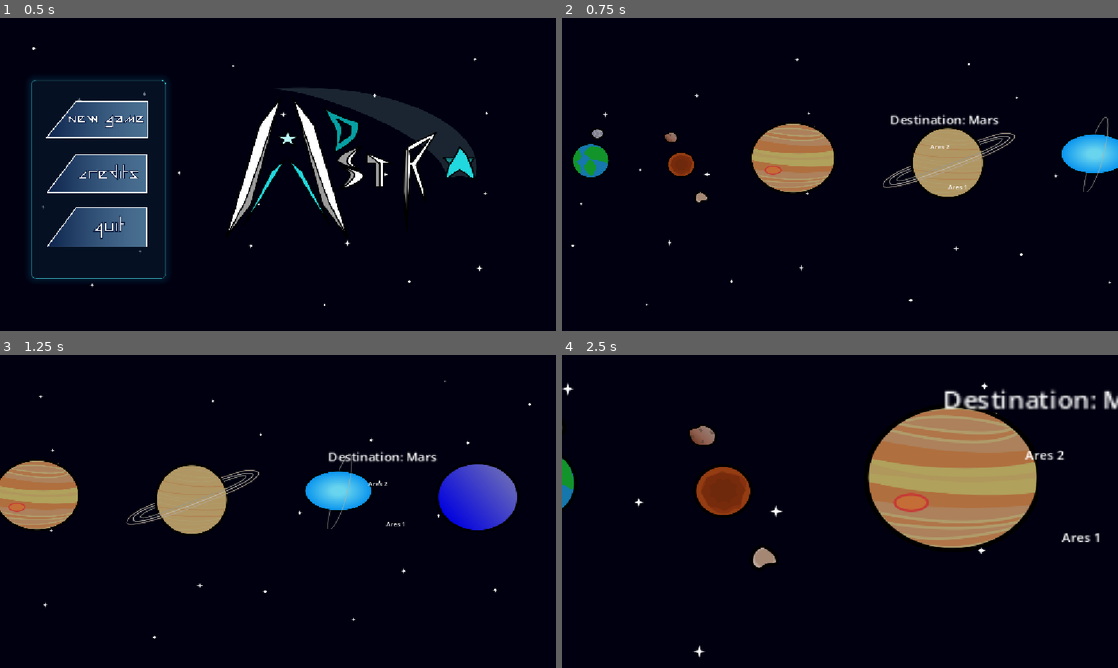
Above: before the commit, frames 1-4 (two rows, left to right).
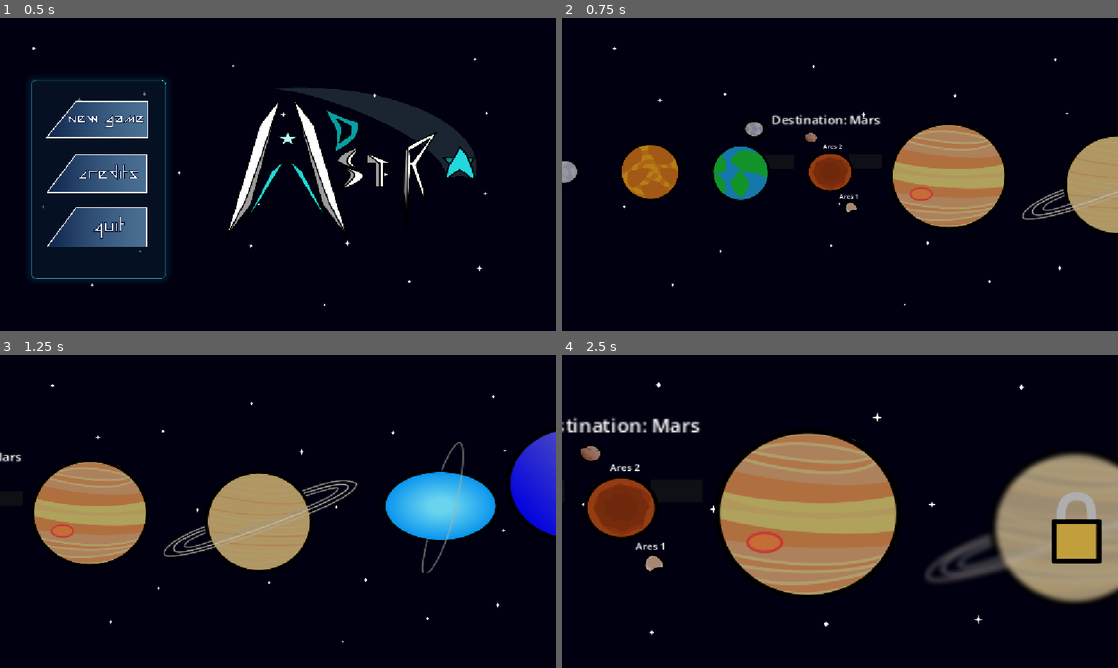
Above: after the commit, the same moments.

Repository: notquite9lives/nasa-spaceapps-c13
Game: Godot game, scene res://scenes/adastra.tscn
Two runs of this game, one before a commit and one after it. Both use one fixed random seed, a clock stepped at 60 frames per second and the inputs below.
Inputs (mouse positions are in pixels of both pictures, inside the frame that each line leads up to; where the layout moved, square brackets give the same spot in the first picture):
- Up to frame 1 (0.5 s): no input
- Up to frame 2 (0.75 s): click (656, 121) at 0.5 s
- Up to frame 3 (1.25 s): no input
- Up to frame 4 (2.5 s): click (650, 514) [600, 495] at 1.25 s; click (801, 524) [990, 492] at 2 s

Frame 1 is identical in both runs. In frame 2, 15% of the frame differs, in the area x 0-100%, y 9-92%; in frame 3, 21%; in frame 4, 36%, in the area x 0-100%, y 8-97%.

Commit message:
antarctic lights

Diff:
--- a/camera_2d.gd
+++ b/camera_2d.gd
@@ -6,6 +6,7 @@
 
 @export var left_button: BaseButton
 @export var right_button: BaseButton
+
 
 func _ready():
 	var anim := get_node("Sprite2D/AnimationPlayer")
--- a/scenes/missionselect.tscn
+++ b/scenes/missionselect.tscn
@@ -7,13 +7,31 @@
 [ext_resource type="Texture2D" uid="uid://6w5m6pbld1nu" path="res://assets/graphics/planets_and_sun_hover.svg" id="5_e3drc"]
 [ext_resource type="Theme" uid="uid://cuelxx86brd5t" path="res://assets/2_options_button_hover.tres" id="6_q20p0"]
 
+[sub_resource type="Animation" id="Animation_q20p0"]
+length = 0.001
+
+[sub_resource type="Animation" id="Animation_ooeck"]
+resource_name = "missionmain"
+length = 3.0000000000000004
+
+[sub_resource type="Animation" id="Animation_hnilw"]
+resource_name = "missionselect"
+length = 3.0000000000000004
+
+[sub_resource type="AnimationLibrary" id="AnimationLibrary_ooeck"]
+_data = {
+&"RESET": SubResource("Animation_q20p0"),
+&"missionmain": SubResource("Animation_ooeck"),
+&"missionselect": SubResource("Animation_hnilw")
+}
+
 [sub_resource type="StyleBoxTexture" id="StyleBoxTexture_rds62"]
 texture = ExtResource("2_hs22p")
 region_rect = Rect2(484, 149, 99, 96)
 
 [sub_resource type="StyleBoxTexture" id="StyleBoxTexture_78spx"]
 texture = ExtResource("5_e3drc")
-region_rect = Rect2(484, 148, 100, 98)
+region_rect = Rect2(484, 148, 100, 100)
 
 [sub_resource type="StyleBoxTexture" id="StyleBoxTexture_mu6a8"]
 texture = ExtResource("2_hs22p")
@@ -29,7 +47,7 @@
 
 [sub_resource type="StyleBoxTexture" id="StyleBoxTexture_33ujn"]
 texture = ExtResource("5_e3drc")
-region_rect = Rect2(324, 443, 228, 202)
+region_rect = Rect2(324, 443, 228, 228)
 
 [sub_resource type="StyleBoxTexture" id="StyleBoxTexture_ajer5"]
 texture = ExtResource("2_hs22p")
@@ -45,7 +63,7 @@
 
 [sub_resource type="StyleBoxTexture" id="StyleBoxTexture_08jo8"]
 texture = ExtResource("2_hs22p")
-region_rect = Rect2(26, 679, 273.11255, 284)
+region_rect = Rect2(26, 679, 284, 284)
 
 [sub_resource type="StyleBoxTexture" id="StyleBoxTexture_ooeck"]
 texture = ExtResource("5_e3drc")
@@ -70,7 +88,7 @@
 
 [sub_resource type="StyleBoxTexture" id="StyleBoxTexture_xslh6"]
 texture = ExtResource("2_hs22p")
-region_rect = Rect2(409, 1083, 206, 205)
+region_rect = Rect2(409, 1083, 205, 205)
 
 [sub_resource type="StyleBoxTexture" id="StyleBoxTexture_xrhap"]
 texture = ExtResource("5_e3drc")
@@ -78,239 +96,81 @@
 
 [sub_resource type="StyleBoxTexture" id="StyleBoxTexture_33bnl"]
 
-[sub_resource type="Animation" id="Animation_q20p0"]
+[sub_resource type="Animation" id="Animation_k7a1p"]
 length = 0.001
 tracks/0/type = "value"
 tracks/0/imported = false
 tracks/0/enabled = true
-tracks/0/path = NodePath("Camera2D:zoom")
+tracks/0/path = NodePath("Camera2D:position")
 tracks/0/interp = 1
 tracks/0/loop_wrap = true
 tracks/0/keys = {
 "times": PackedFloat32Array(0),
 "transitions": PackedFloat32Array(1),
 "update": 0,
-"values": [Vector2(1, 1)]
+"values": [Vector2(0, 0)]
 }
 tracks/1/type = "value"
 tracks/1/imported = false
 tracks/1/enabled = true
-tracks/1/path = NodePath("Camera2D/Sprite2D:position")
+tracks/1/path = NodePath("Camera2D:zoom")
 tracks/1/interp = 1
 tracks/1/loop_wrap = true
 tracks/1/keys = {
 "times": PackedFloat32Array(0),
 "transitions": PackedFloat32Array(1),
 "update": 0,
-"values": [Vector2(2.3675575, -0.33328247)]
-}
-
-[sub_resource type="Animation" id="Animation_ooeck"]
-resource_name = "missionmain"
-length = 3.0000000000000004
+"values": [Vector2(1, 1)]
+}
+
+[sub_resource type="Animation" id="Animation_7l73a"]
+resource_name = "camera"
+length = 2.325
 tracks/0/type = "value"
 tracks/0/imported = false
 tracks/0/enabled = true
-tracks/0/path = NodePath("Camera2D:zoom")
+tracks/0/path = NodePath("Camera2D:position")
 tracks/0/interp = 1
 tracks/0/loop_wrap = true
 tracks/0/keys = {
-"times": PackedFloat32Array(0, 1, 3),
-"transitions": PackedFloat32Array(0.32987693, 0.39229217, 0.24999991),
+"times": PackedFloat32Array(0, 1, 2.325),
+"transitions": PackedFloat32Array(1, 1, 1),
 "update": 0,
-"values": [Vector2(1, 1), Vector2(1, 1), Vector2(2.3, 2.3)]
+"values": [Vector2(0, 0), Vector2(1517.605, 0), Vector2(284.255, 0)]
 }
 tracks/1/type = "value"
 tracks/1/imported = false
 tracks/1/enabled = true
-tracks/1/path = NodePath("Camera2D/Sprite2D:position")
+tracks/1/path = NodePath("Camera2D:zoom")
 tracks/1/interp = 1
 tracks/1/loop_wrap = true
 tracks/1/keys = {
-"times": PackedFloat32Array(0, 1, 3),
-"transitions": PackedFloat32Array(0.26794344, 0.35355344, 0.3415101),
+"times": PackedFloat32Array(1, 2.325),
+"transitions": PackedFloat32Array(1, 1),
 "update": 0,
-"values": [Vector2(2.3675575, -0.33328247), Vector2(-1444.9016, -0.33328247), Vector2(-310.9281, -0.33328247)]
-}
-
-[sub_resource type="Animation" id="Animation_hnilw"]
-resource_name = "missionselect"
-length = 3.0000000000000004
-
-[sub_resource type="AnimationLibrary" id="AnimationLibrary_ooeck"]
+"values": [Vector2(1, 1), Vector2(1.805, 1.805)]
+}
+
+[sub_resource type="AnimationLibrary" id="AnimationLibrary_evtr3"]
 _data = {
-&"RESET": SubResource("Animation_q20p0"),
-&"missionmain": SubResource("Animation_ooeck"),
-&"missionselect": SubResource("Animation_hnilw")
+&"RESET": SubResource("Animation_k7a1p"),
+&"camera": SubResource("Animation_7l73a")
 }
 
 [node name="missionselect" type="Node2D" unique_id=643363071]
 scale = Vector2(0.81, 0.75)
-
-[node name="Camera2D" type="Camera2D" parent="." unique_id=1846603279]
-scale = Vector2(0.81, 0.75)
-script = ExtResource("1_e3drc")
-
-[node name="Sprite2D" parent="Camera2D" unique_id=733503893 instance=ExtResource("1_bpevx")]
-position = Vector2(2.3675575, -0.33328247)
-scale = Vector2(0.91361624, 1.0639919)
-
-[node name="PlanetsAndSun" type="Sprite2D" parent="Camera2D/Sprite2D" unique_id=887048611]
-position = Vector2(-1220, 3.3333464)
-scale = Vector2(2.6766524, 2.3820078)
-texture = ExtResource("2_hs22p")
-region_enabled = true
-region_rect = Rect2(6.442047, 9.663071, 393.93698, 397.2744)
-
-[node name="mercury" type="Button" parent="Camera2D/Sprite2D" unique_id=550308193]
-offset_left = -596.6666
-offset_top = -55.0
-offset_right = -517.7626
-offset_bottom = 17.328766
-scale = Vector2(0.81, 0.75)
-theme = ExtResource("3_4wauv")
-theme_override_styles/normal = SubResource("StyleBoxTexture_rds62")
-theme_override_styles/hover = SubResource("StyleBoxTexture_78spx")
-metadata/_edit_use_anchors_ = true
-
-[node name="venus" type="Button" parent="Camera2D/Sprite2D" unique_id=1362996964]
-offset_left = -353.3333
-offset_top = -110.0
-offset_right = -194.71075
-offset_bottom = 51.533066
-scale = Vector2(0.81, 0.75)
-theme = ExtResource("3_4wauv")
-theme_override_styles/normal = SubResource("StyleBoxTexture_mu6a8")
-theme_override_styles/hover = SubResource("StyleBoxTexture_q20p0")
-metadata/_edit_use_anchors_ = true
-
-[node name="earth" type="Button" parent="Camera2D/Sprite2D" unique_id=1375706836]
-anchors_preset = -1
-anchor_top = -0.009259252
-anchor_right = 0.020682693
-anchor_bottom = 0.004753346
-offset_left = -35.0
-offset_top = -108.333336
-offset_right = 123.62256
-offset_bottom = 53.19973
-scale = Vector2(0.81, 0.75)
-theme = ExtResource("3_4wauv")
-theme_override_styles/normal = SubResource("StyleBoxTexture_hydg4")
-theme_override_styles/hover = SubResource("StyleBoxTexture_33ujn")
-metadata/_edit_use_anchors_ = true
-
-[node name="Button" type="Button" parent="Camera2D/Sprite2D/earth" unique_id=473794300]
-layout_mode = 0
-offset_left = 78.333336
-offset_top = -58.333332
-offset_right = 156.66666
-offset_bottom = 13.333332
-scale = Vector2(0.81, 0.75)
-theme = ExtResource("6_q20p0")
-theme_override_styles/normal = SubResource("StyleBoxTexture_ajer5")
-metadata/_edit_use_anchors_ = true
-
-[node name="mars" type="Button" parent="Camera2D/Sprite2D" unique_id=91358530]
-anchors_preset = -1
-anchor_right = 0.0038424174
-anchor_bottom = 0.01728394
-offset_left = 293.3333
-offset_top = -79.99999
-offset_right = 410.95587
-offset_bottom = 23.000008
-scale = Vector2(0.81, 0.75)
-theme = ExtResource("3_4wauv")
-theme_override_styles/normal = SubResource("StyleBoxTexture_r3cdc")
-theme_override_styles/hover = SubResource("StyleBoxTexture_e3drc")
-metadata/_edit_use_anchors_ = true
-
-[node name="jupiter" type="Button" parent="Camera2D/Sprite2D" unique_id=766946472]
-anchors_preset = -1
-anchor_right = 0.032291636
-anchor_bottom = 0.08395061
-offset_left = 580.0
-offset_top = -181.66666
-offset_right = 883.0
-offset_bottom = 69.33334
-scale = Vector2(0.81, 0.75)
-theme = ExtResource("3_4wauv")
-theme_override_styles/normal = SubResource("StyleBoxTexture_08jo8")
-theme_override_styles/hover = SubResource("StyleBoxTexture_ooeck")
-metadata/_edit_use_anchors_ = true
-
-[node name="saturn" type="Button" parent="Camera2D/Sprite2D" unique_id=1698210699]
-anchors_preset = -1
-anchor_right = 0.17222214
-anchor_bottom = 0.080864176
-offset_left = 1040.0
-offset_top = -166.66667
-offset_right = 1276.0001
-offset_bottom = 84.33333
-scale = Vector2(0.81, 0.75)
-theme = ExtResource("3_4wauv")
-theme_override_styles/normal = SubResource("StyleBoxTexture_7ny1k")
-theme_override_styles/hover = SubResource("StyleBoxTexture_k7a1p")
-metadata/_edit_use_anchors_ = true
-
-[node name="uranus" type="Button" parent="Camera2D/Sprite2D" unique_id=2058540369]
-anchors_preset = -1
-anchor_left = -0.0052082697
-anchor_top = 0.074074045
-anchor_right = -0.051041793
-anchor_bottom = 0.2259259
-offset_left = 1748.3333
-offset_top = -329.99997
-offset_right = 2051.3335
-offset_bottom = -78.99997
-scale = Vector2(0.81, 0.75)
-theme = ExtResource("3_4wauv")
-theme_override_styles/normal = SubResource("StyleBoxTexture_sfjfy")
-theme_override_styles/hover = SubResource("StyleBoxTexture_7l73a")
-metadata/_edit_use_anchors_ = true
-
-[node name="neptune" type="Button" parent="Camera2D/Sprite2D" unique_id=1558268634]
-offset_left = 2106.6667
-offset_top = -171.66666
-offset_right = 2470.0
-offset_bottom = 155.0
-scale = Vector2(0.81, 0.75)
-theme = ExtResource("6_q20p0")
-theme_override_styles/normal = SubResource("StyleBoxTexture_xslh6")
-theme_override_styles/hover = SubResource("StyleBoxTexture_xrhap")
-metadata/_edit_use_anchors_ = true
-
-[node name="deimos" type="Sprite2D" parent="Camera2D/Sprite2D" unique_id=1339861524]
-position = Vector2(413.3003, 78.871544)
-scale = Vector2(0.81, 0.75)
-texture = ExtResource("2_hs22p")
-region_enabled = true
-region_rect = Rect2(672, 399, 63, 60)
-
-[node name="Button" type="Button" parent="Camera2D/Sprite2D/deimos" unique_id=1798048604]
-offset_left = -32.143284
-offset_top = -5.815178
-offset_right = 15.931454
-offset_bottom = 33.605385
-rotation = -0.5022851
-theme_override_styles/normal = SubResource("StyleBoxTexture_33bnl")
-
-[node name="phobos" type="Sprite2D" parent="Camera2D/Sprite2D" unique_id=417029503]
-position = Vector2(308.65704, -127.83519)
-scale = Vector2(0.5332, 0.42025235)
-texture = ExtResource("2_hs22p")
-region_enabled = true
-region_rect = Rect2(657, 275, 94, 94)
 
 [node name="AnimationPlayer" type="AnimationPlayer" parent="." unique_id=1014025737]
 libraries/ = SubResource("AnimationLibrary_ooeck")
 autoplay = &"missionmain"
 
 [node name="ares2" type="Label" parent="." unique_id=2001839064]
-offset_left = 230.8642
-offset_top = -88.0
-offset_right = 303.8642
-offset_bottom = -65.0
+offset_left = 260.49384
+offset_top = -89.333336
+offset_right = 333.49384
+offset_bottom = -66.333336
 text = "Ares 2"
+metadata/_edit_use_anchors_ = true
 
 [node name="destination" type="Label" parent="." unique_id=2130882160]
 offset_left = 128.39505
@@ -319,10 +179,192 @@
 offset_bottom = -151.66667
 scale = Vector2(2.025, 2.025)
 text = "Destination: Mars"
+metadata/_edit_use_anchors_ = true
 
 [node name="ares1" type="Label" parent="." unique_id=1426671217]
-offset_left = 276.5432
-offset_top = 22.666672
-offset_right = 349.5432
-offset_bottom = 45.66667
+offset_left = 302.46915
+offset_top = 49.333336
+offset_right = 375.46915
+offset_bottom = 72.333336
 text = "Ares 1"
+metadata/_edit_use_anchors_ = true
+
+[node name="navleft" type="Button" parent="." unique_id=390183555]
+offset_left = 101.87656
+offset_top = -54.666668
+offset_right = 186.41977
+offset_bottom = -14.666668
+metadata/_edit_use_anchors_ = true
+
+[node name="navright" type="Button" parent="." unique_id=1112343312]
+offset_left = 325.9259
+offset_top = -56.0
+offset_right = 410.46912
+offset_bottom = -16.0
+metadata/_edit_use_anchors_ = true
+
+[node name="Camera2D" type="Camera2D" parent="." unique_id=1846603279]
+scale = Vector2(0.80999994, 0.75)
+script = ExtResource("1_e3drc")
+
+[node name="Sprite2D" parent="Camera2D" unique_id=733503893 instance=ExtResource("1_bpevx")]
+scale = Vector2(0.91361624, 1.0639919)
+
+[node name="Node" type="Node" parent="Camera2D" unique_id=395475997]
+
+[node name="PlanetsAndSun" type="Sprite2D" parent="Camera2D/Node" unique_id=887048611]
+position = Vector2(-731.29675, 1.9949925)
+scale = Vector2(1.6044486, 1.4256208)
+texture = ExtResource("2_hs22p")
+region_enabled = true
+region_rect = Rect2(6.442047, 9.663071, 393.93698, 397.2744)
+
+[node name="mercury" type="Button" parent="Camera2D/Node" unique_id=550308193]
+offset_left = -357.65604
+offset_top = -32.917248
+offset_right = -278.75198
+offset_bottom = 39.41152
+scale = Vector2(0.81, 0.75)
+theme = ExtResource("3_4wauv")
+theme_override_styles/normal = SubResource("StyleBoxTexture_rds62")
+theme_override_styles/hover = SubResource("StyleBoxTexture_78spx")
+metadata/_edit_use_anchors_ = true
+
+[node name="venus" type="Button" parent="Camera2D/Node" unique_id=1362996964]
+offset_left = -211.79633
+offset_top = -65.834496
+offset_right = -53.173767
+offset_bottom = 95.69857
+scale = Vector2(0.81, 0.75)
+theme = ExtResource("3_4wauv")
+theme_override_styles/normal = SubResource("StyleBoxTexture_mu6a8")
+theme_override_styles/hover = SubResource("StyleBoxTexture_q20p0")
+metadata/_edit_use_anchors_ = true
+
+[node name="earth" type="Button" parent="Camera2D/Node" unique_id=1375706836]
+anchors_preset = -1
+anchor_top = -0.009259252
+anchor_right = 0.020682693
+anchor_bottom = 0.004753346
+offset_left = -20.979826
+offset_top = -64.82196
+offset_right = 137.64273
+offset_bottom = 96.7111
+scale = Vector2(0.81, 0.75)
+theme = ExtResource("3_4wauv")
+theme_override_styles/normal = SubResource("StyleBoxTexture_hydg4")
+theme_override_styles/hover = SubResource("StyleBoxTexture_33ujn")
+metadata/_edit_use_anchors_ = true
+
+[node name="Button" type="Button" parent="Camera2D/Node/earth" unique_id=473794300]
+layout_mode = 0
+offset_left = 78.333336
+offset_top = -58.333332
+offset_right = 156.66666
+offset_bottom = 13.333332
+scale = Vector2(0.81, 0.75)
+theme = ExtResource("6_q20p0")
+theme_override_styles/normal = SubResource("StyleBoxTexture_ajer5")
+metadata/_edit_use_anchors_ = true
+
+[node name="mars" type="Button" parent="Camera2D/Node" unique_id=91358530]
+anchors_preset = -1
+anchor_right = 0.0038424174
+anchor_bottom = 0.01728394
+offset_left = 175.8309
+offset_top = -47.87963
+offset_right = 293.45346
+offset_bottom = 55.120373
+scale = Vector2(0.81, 0.75)
+theme = ExtResource("3_4wauv")
+theme_override_styles/normal = SubResource("StyleBoxTexture_r3cdc")
+theme_override_styles/hover = SubResource("StyleBoxTexture_e3drc")
+metadata/_edit_use_anchors_ = true
+
+[node name="jupiter" type="Button" parent="Camera2D/Node" unique_id=766946472]
+anchors_preset = -1
+anchor_right = 0.005255858
+anchor_bottom = 0.08395061
+offset_left = 347.66568
+offset_top = -108.72666
+offset_right = 650.66565
+offset_bottom = 142.27335
+scale = Vector2(0.81, 0.75)
+theme = ExtResource("3_4wauv")
+theme_override_styles/normal = SubResource("StyleBoxTexture_08jo8")
+theme_override_styles/hover = SubResource("StyleBoxTexture_ooeck")
+metadata/_edit_use_anchors_ = true
+
+[node name="saturn" type="Button" parent="Camera2D/Node" unique_id=1698210699]
+anchors_preset = -1
+anchor_top = 0.022761181
+anchor_right = 0.22552235
+anchor_bottom = 0.07327713
+offset_left = 623.4005
+offset_top = -99.74924
+offset_right = 859.40063
+offset_bottom = 151.25073
+scale = Vector2(0.81, 0.75)
+theme = ExtResource("3_4wauv")
+theme_override_styles/normal = SubResource("StyleBoxTexture_7ny1k")
+theme_override_styles/hover = SubResource("StyleBoxTexture_k7a1p")
+metadata/_edit_use_anchors_ = true
+
+[node name="uranus" type="Button" parent="Camera2D/Node" unique_id=2058540369]
+anchors_preset = -1
+anchor_left = -0.00086636015
+anchor_top = -0.022185456
+anchor_right = -0.05206034
+anchor_bottom = 0.25801238
+offset_left = 1134.998
+offset_top = -183.62384
+offset_right = 1437.9983
+offset_bottom = 67.37619
+scale = Vector2(0.81, 0.75)
+theme = ExtResource("3_4wauv")
+theme_override_styles/normal = SubResource("StyleBoxTexture_sfjfy")
+theme_override_styles/hover = SubResource("StyleBoxTexture_7l73a")
+metadata/_edit_use_anchors_ = true
+
+[node name="neptune" type="Button" parent="Camera2D/Node" unique_id=1558268634]
+anchors_preset = -1
+anchor_left = 0.07986111
+anchor_top = 0.12500003
+anchor_right = -0.018732918
+anchor_bottom = -0.041666668
+offset_left = 1353.0
+offset_top = -153.00003
+offset_right = 1716.3333
+offset_bottom = 173.66666
+scale = Vector2(0.81, 0.75)
+theme = ExtResource("6_q20p0")
+theme_override_styles/normal = SubResource("StyleBoxTexture_xslh6")
+theme_override_styles/hover = SubResource("StyleBoxTexture_xrhap")
+metadata/_edit_use_anchors_ = true
+
+[node name="deimos" type="Sprite2D" parent="Camera2D/Node" unique_id=1339861524]
+position = Vector2(269, 68)
+scale = Vector2(0.48553312, 0.44887155)
+texture = ExtResource("2_hs22p")
+region_enabled = true
+region_rect = Rect2(672, 399, 63, 60)
+
+[node name="Button" type="Button" parent="Camera2D/Node/deimos" unique_id=1798048604]
+offset_left = -32.95347
+offset_top = -8.911245
+offset_right = 15.121269
+offset_bottom = 30.509317
+rotation = -0.5022851
+theme_override_styles/normal = SubResource("StyleBoxTexture_33bnl")
+metadata/_edit_use_anchors_ = true
+
+[node name="phobos" type="Sprite2D" parent="Camera2D/Node" unique_id=417029503]
+position = Vector2(185.01631, -76.50877)
+scale = Vector2(0.31961268, 0.2515191)
+texture = ExtResource("2_hs22p")
+region_enabled = true
+region_rect = Rect2(657, 275, 94, 94)
+
+[node name="AnimationPlayer2" type="AnimationPlayer" parent="." unique_id=1046847217]
+libraries/ = SubResource("AnimationLibrary_evtr3")
+autoplay = &"camera"
